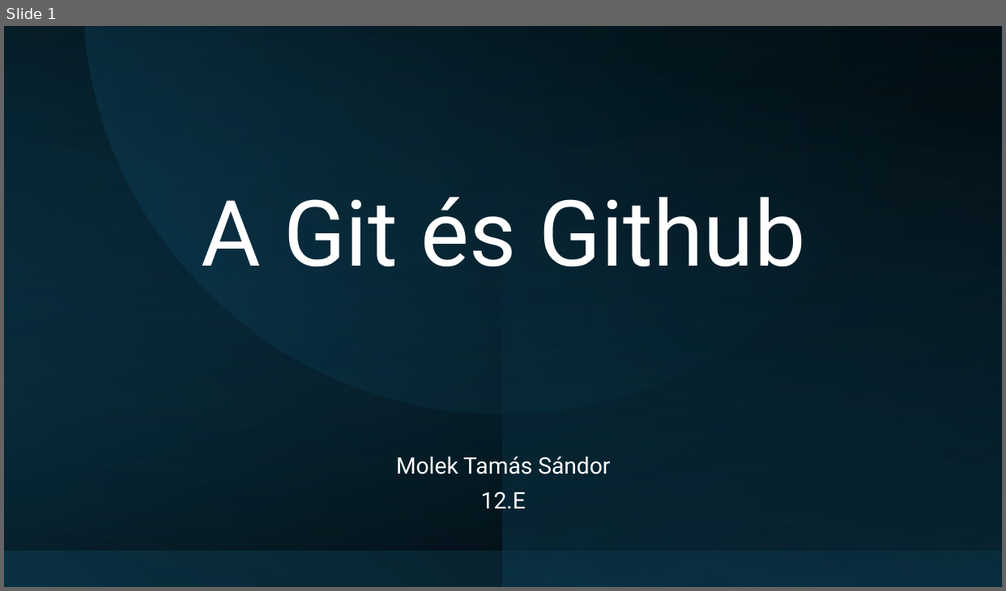
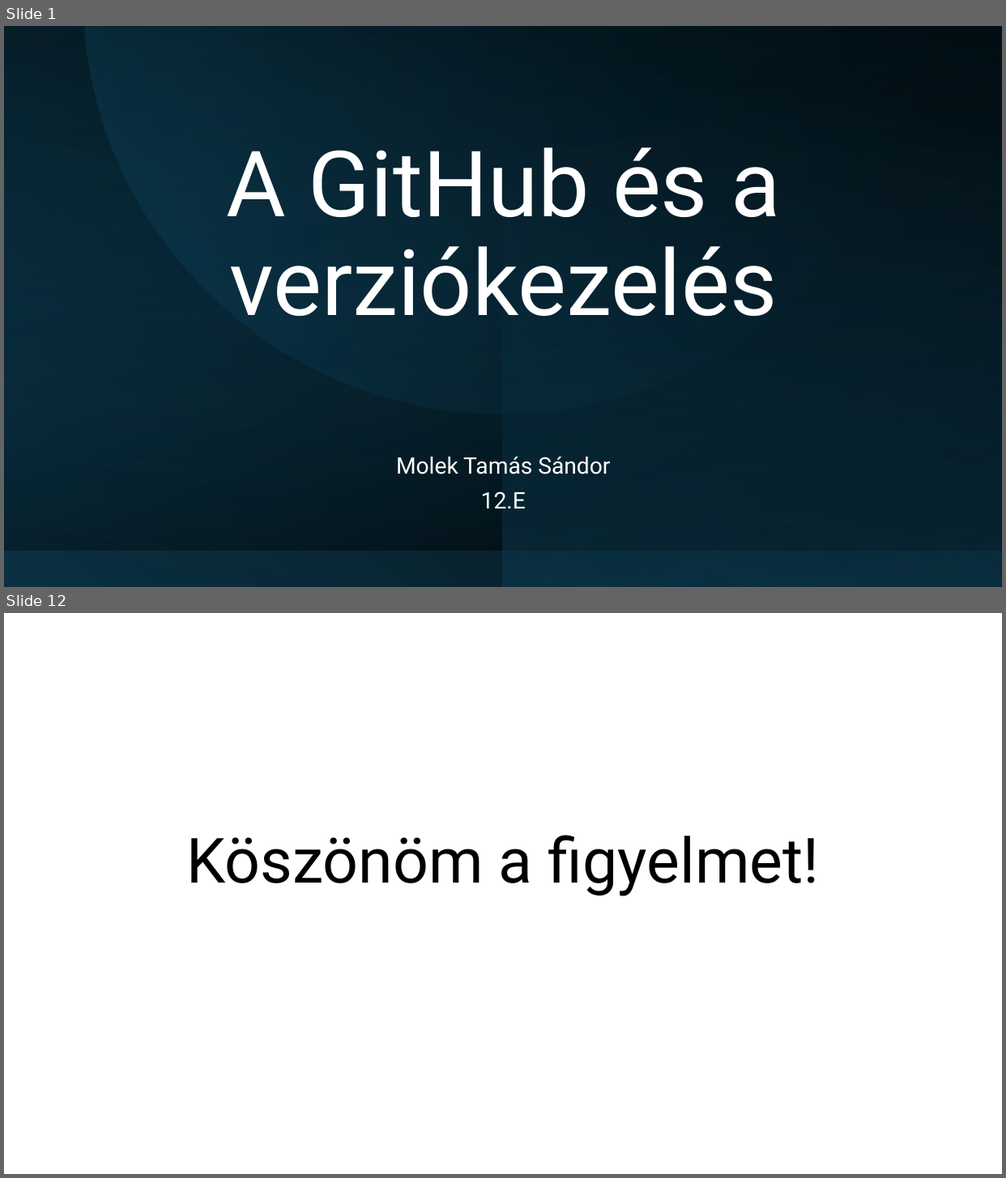
Before and after one commit to Maho-Yoshino/School_Notes, a slide deck: 2025-2026/IKT/github/Github.pptx. Shown one above the other, each under a label of ours: slide 1 before the commit, slides 1 and 12 after it; the slides between them are not shown. The pictures are 1006x591 and 1006x1178 pixels, drawn with LibreOffice and Linux fonts; fonts in the diff are those of the drawing. Boxes give left, top, right and bottom in pixels: in the first picture for what was removed or moved away, otherwise in the second. Text is boxed around its words. In the diff, an @@ line names an element or a change of style, - is before the commit and + after.

```diff
--- a/2025-2026/IKT/github/Github.pptx
+++ b/2025-2026/IKT/github/Github.pptx
@@ slide 12 added at box(4, 613, 1002, 1174), background #FFFFFF @@
@@ title added at box(186, 835, 820, 897), 60 pt, text #000000 @@
+Köszönöm a figyelmet!
@@ slide 1 changed as well @@
@@ title at box(226, 148, 780, 316): text changed @@
-A Git és Github
+A GitHub és a verziókezelés
```
Also in this commit, not shown: 1 other slide changed, 9 other slides added, 2 slides removed, 5 other files.
